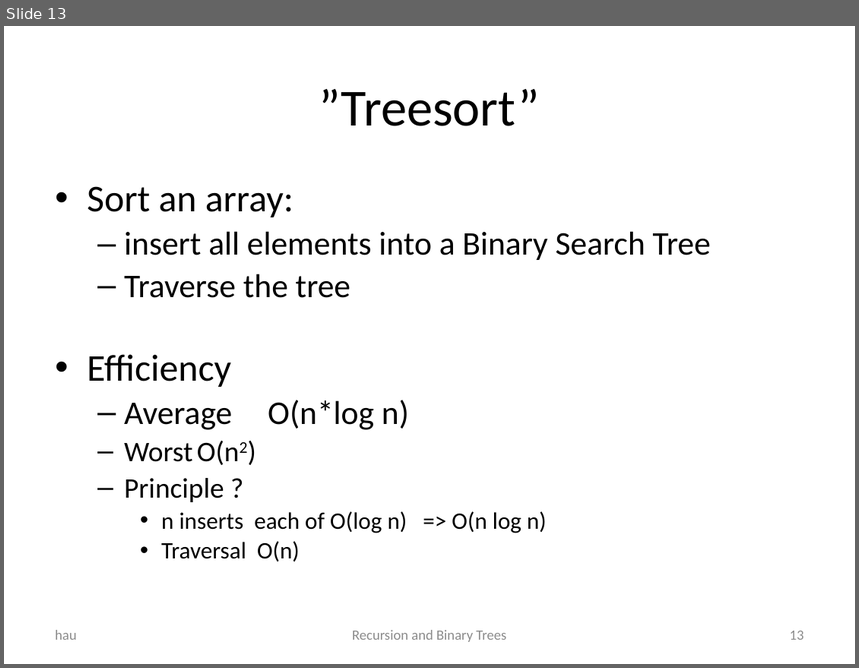
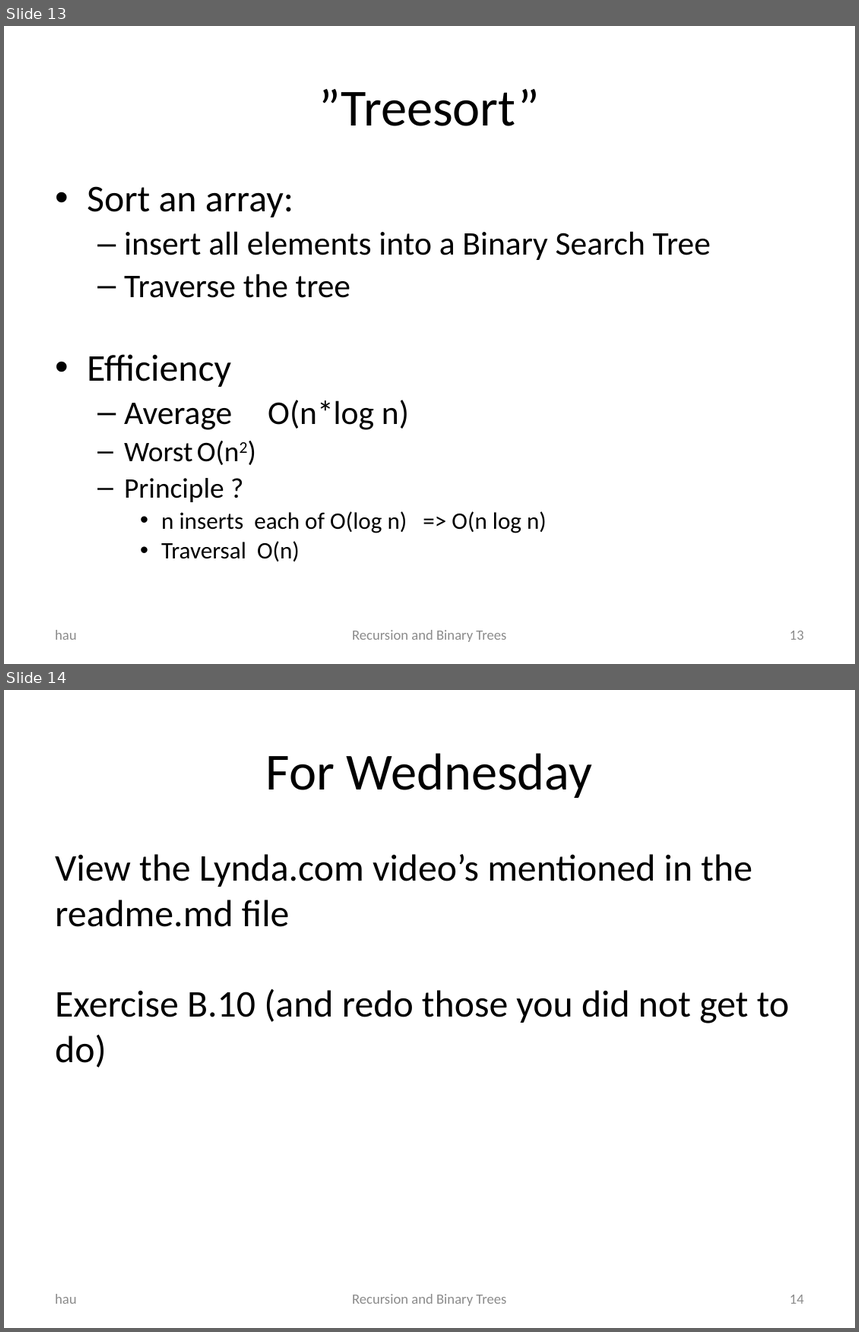
Before and after one commit to CphBusCosSem2/week5-algorithms, a slide deck: slides/day2Recursion and Binary trees.pptx. Shown one above the other, each under a label of ours: slide 13 before the commit, slides 13 and 14 after it. The pictures are 859x668 and 859x1332 pixels, drawn with LibreOffice and Linux fonts; fonts in the diff are those of the drawing. Boxes give left, top, right and bottom in pixels: in the first picture for what was removed or moved away, otherwise in the second. Text is boxed around its words. In the diff, an @@ line names an element or a change of style, - is before the commit and + after.

```diff
--- a/slides/day2Recursion and Binary trees.pptx
+++ b/slides/day2Recursion and Binary trees.pptx
@@ slide 14 added at <box>4,690,855,1328</box>, background #FFFFFF @@
@@ title added at <box>266,753,592,798</box>, 44 pt, text #000000 @@
+For Wednesday
@@ text added at <box>55,854,789,1068</box>, 32 pt, text #000000 @@
+View the Lynda.com video’s mentioned in the readme.md file
+Exercise B.10 (and redo those you did not get to do)
@@ text added at <box>55,1294,77,1304</box>, 12 pt, text #8C8C8C @@
+hau
@@ text added at <box>352,1294,506,1306</box>, 12 pt, text #8C8C8C @@
+Recursion and Binary Trees
@@ page number added at <box>790,1295,804,1304</box>, 12 pt, text #8C8C8C @@
+14
```
Also in this commit, not shown: 8 other files.
